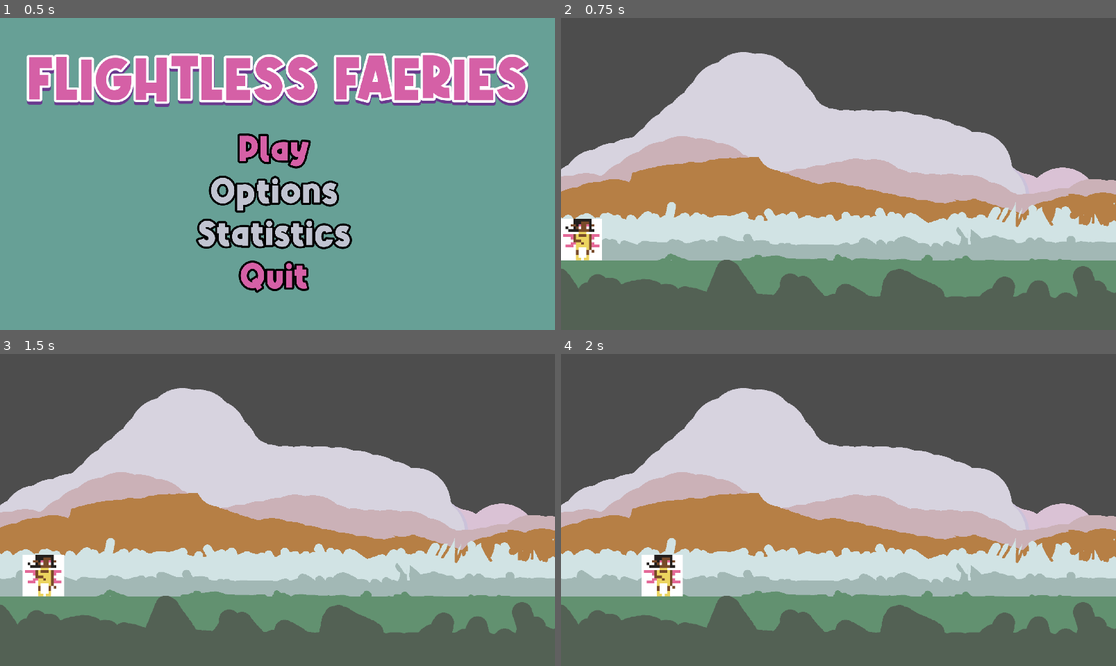
Above: before the commit, frames 1-4 (two rows, left to right).
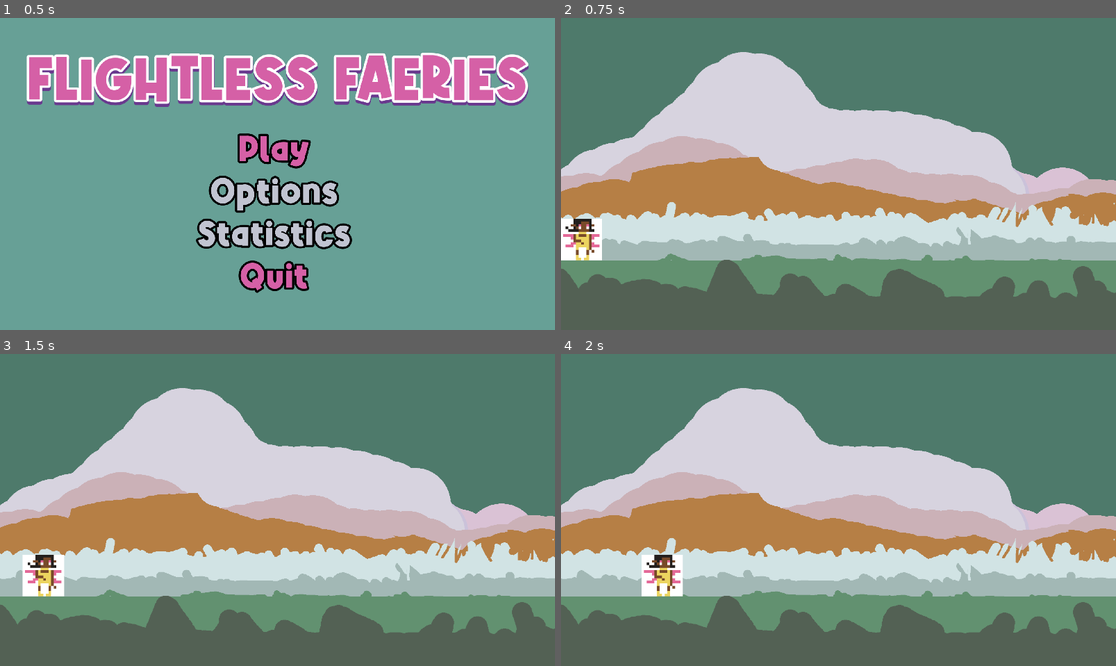
Above: after the commit, the same moments.

Repository: Teakitter/FlightlessFaeries
Game: Godot game, scene res://scenes/menu.tscn
The game is run twice, just before and just after one commit, with the same random seed, the same clock (stepped at 60 frames per second) and the same inputs.
Inputs:
- Up to frame 1 (0.5 s): no input
- Up to frame 2 (0.75 s): click "Play" at 0.5 s
- Up to frame 3 (1.5 s): tap Enter at 1.25 s; hold D (move_right) from 1.28 s (still down)
- Up to frame 4 (2 s): keep holding D (move_right)

Frame 1 is identical in both runs. In frame 2, 33% of the frame differs, in the area x 0-100%, y 0-53%; in frame 3, 33%; in frame 4, 33%.

Commit message:
color rectangle addition

Diff:
--- a/game/scenes/background.tscn
+++ b/game/scenes/background.tscn
@@ -5,6 +5,11 @@
 [ext_resource type="Texture2D" uid="uid://b6sajn645p2sx" path="res://assets/images/background_1.png" id="3_is85v"]
 
 [node name="Background" type="ParallaxBackground"]
+
+[node name="ColorRect" type="ColorRect" parent="."]
+offset_right = 1921.0
+offset_bottom = 1073.0
+color = Color(0.305882, 0.478431, 0.419608, 1)
 
 [node name="ParallaxLayer3" type="ParallaxLayer" parent="."]
 motion_scale = Vector2(0.8, 1)
